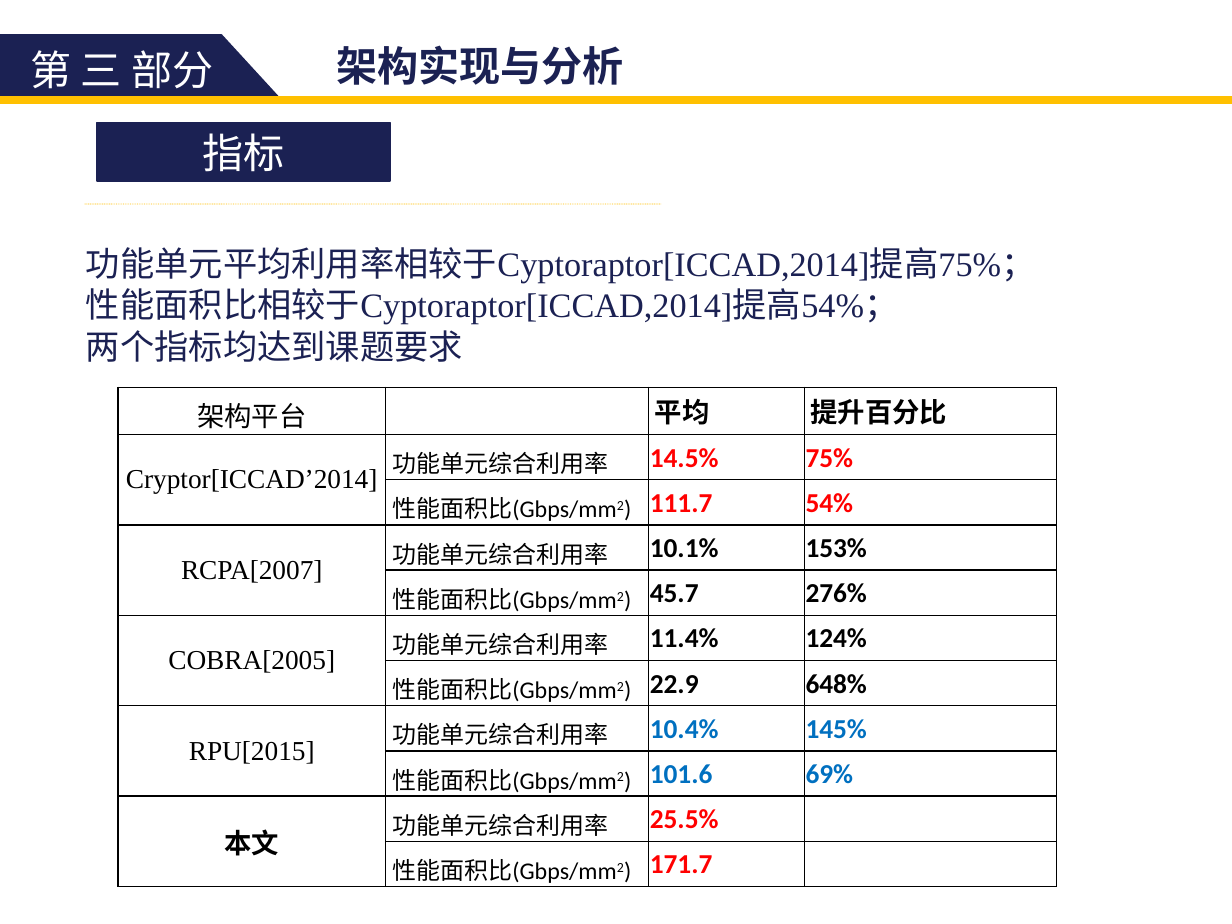
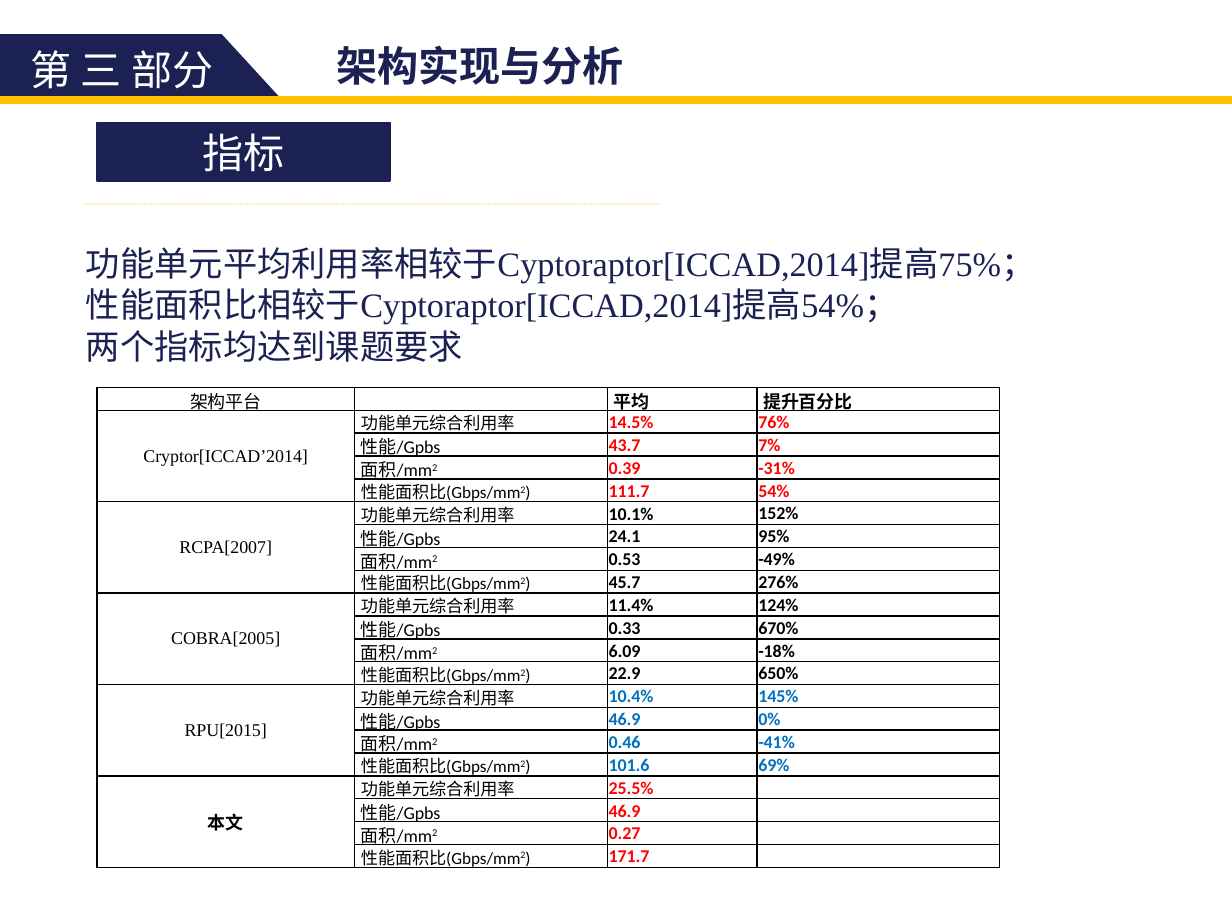
Before and after one commit to zdyzhan/bishe, a slide deck: slide 38 of 131199 李小泉.pptx. Drawn at 1232x924 pixels with LibreOffice and Linux fonts; fonts in the diff are those of the drawing. Boxes give left, top, right and bottom in pixels: in the first picture for what was removed or moved away, otherwise in the second. Text is boxed around its words. In the diff, an @@ line names an element or a change of style, - is before the commit and + after.

```diff
--- a/131199 李小泉.pptx
+++ b/131199 李小泉.pptx
@@ table at box(97, 388, 1000, 872) @@
-row 2: Cryptor[ICCAD’2014] | 功能单元综合利用率 | 14.5% | 75%
+row 2: Cryptor[ICCAD’2014] | 功能单元综合利用率 | 14.5% | 76%
+row 3:  | 性能/Gpbs | 43.7 | 7%
+row 4:  | 面积/mm2 | 0.39 | -31%
-row 4: RCPA[2007] | 功能单元综合利用率 | 10.1% | 153%
+row 6: RCPA[2007] | 功能单元综合利用率 | 10.1% | 152%
+row 7:  | 性能/Gpbs | 24.1 | 95%
+row 8:  | 面积/mm2 | 0.53 | -49%
-row 7:  | 性能面积比(Gbps/mm2) | 22.9 | 648%
+row 11:  | 性能/Gpbs | 0.33 | 670%
+row 12:  | 面积/mm2 | 6.09 | -18%
+row 13:  | 性能面积比(Gbps/mm2) | 22.9 | 650%
+row 15:  | 性能/Gpbs | 46.9 | 0%
+row 16:  | 面积/mm2 | 0.46 | -41%
+row 19:  | 性能/Gpbs | 46.9 | 
+row 20:  | 面积/mm2 | 0.27 | 
@@ table: place and size @@
-table at box(118, 387, 1056, 887)
+table at box(97, 388, 1000, 872)
```
Also in this commit, not shown: 2 other files.
